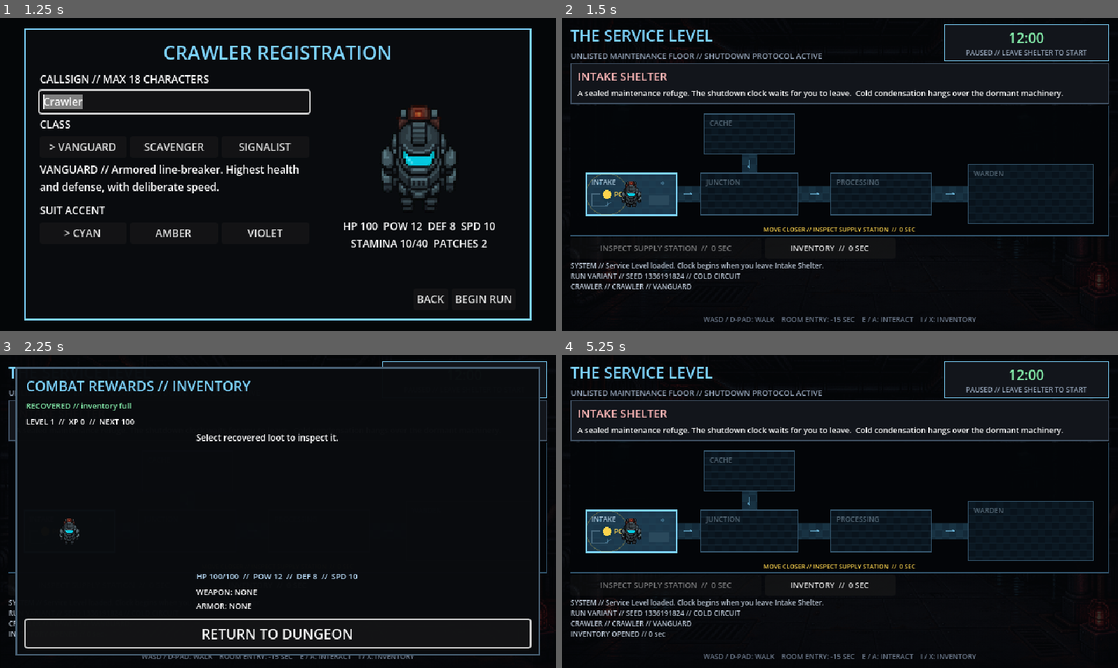
Above: before the commit, frames 1-4 (two rows, left to right).
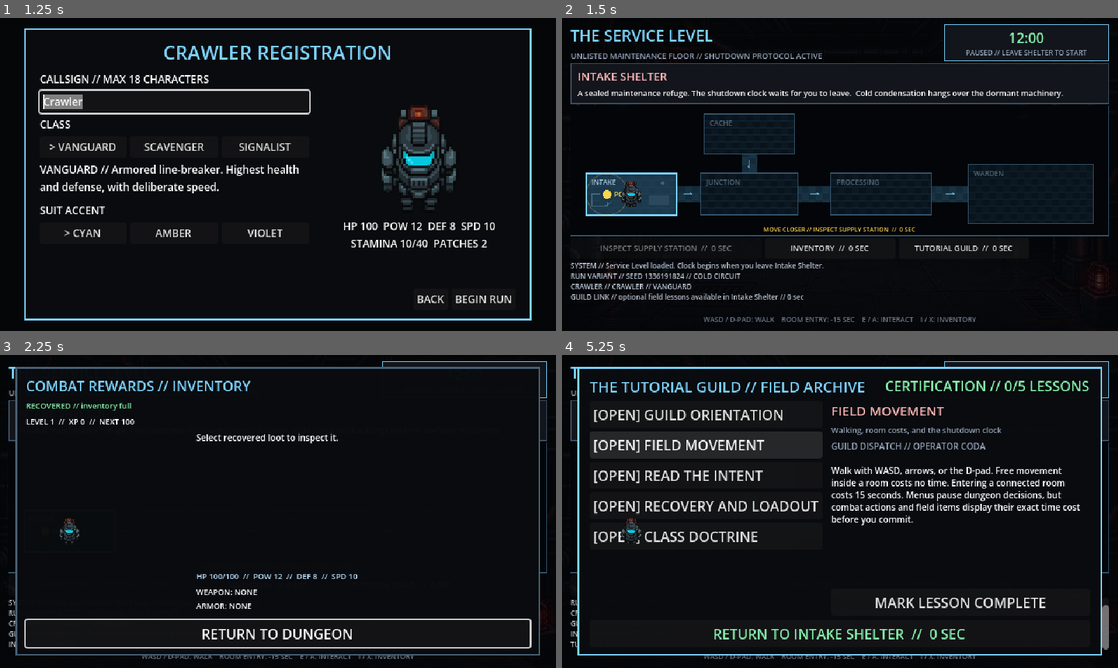
Above: after the commit, the same moments.

Repository: mtmann213/retro-crawler
Game: Godot game, scene res://main/main.tscn
Same seed, same stepped clock (60 frames per second), same inputs: the game is played once before the commit and once after it.
Inputs (mouse positions are in pixels of both pictures, inside the frame that each line leads up to):
- Up to frame 1 (1.25 s): click "NEW GAME" at 0.5 s
- Up to frame 2 (1.5 s): click "BEGIN RUN" at 1.25 s
- Up to frame 3 (2.25 s): click "INVENTORY // 0 SEC" at 2 s
- Up to frame 4 (5.25 s): click "RETURN TO DUNGEON" at 2.75 s; click (962, 586) at 3.5 s, where only the run after the commit has a clickable "TUTORIAL GUILD // 0 SEC"; click (706, 414) at 4.25 s, where only the run after the commit has a clickable "[OPEN] GUILD ORIENTATION"; click (706, 445) at 5 s, where only the run after the commit has a clickable "[OPEN] FIELD MOVEMENT"

Frame 1 is identical in both runs. In frame 2, 0.6% of the frame differs, in the area x 1-82%, y 72-91%; in frame 3, less than 0.1%; in frame 4, 21%, in the area x 1-99%, y 3-96%.

Commit message:
Add Milestone 15 Tutorial Guild

Diff:
--- a/main/main.gd
+++ b/main/main.gd
@@ -112,6 +112,7 @@
 	if dungeon_screen != null:
 		dungeon_screen.queue_free()
 	dungeon_screen = DUNGEON_SCREEN.instantiate() as DungeonScreen
+	dungeon_screen.tutorials_enabled = bool(settings.get("tutorials", true))
 	if snapshot == null:
 		dungeon_screen.new_run_seed = RunVariationRules.create_seed()
 		dungeon_screen.new_character_profile = profile_snapshot.duplicate(true)
--- /dev/null
+++ b/rules/progression/tutorial_guild_rules.gd
@@ -0,0 +1,59 @@
+class_name TutorialGuildRules
+extends RefCounted
+
+const LESSON_IDS: Array[StringName] = [
+	&"guild_orientation",
+	&"movement_and_time",
+	&"combat_intents",
+	&"inventory_loadout",
+	&"class_doctrine",
+]
+
+
+static func has_lesson(lesson_id: StringName) -> bool:
+	return LESSON_IDS.has(lesson_id)
+
+
+static func get_lesson(lesson_id: StringName, profile: CharacterProfile = null) -> Dictionary:
+	match lesson_id:
+		&"movement_and_time":
+			return {
+				"title": "FIELD MOVEMENT",
+				"summary": "Walking, room costs, and the shutdown clock",
+				"body": "Walk with WASD, arrows, or the D-pad. Free movement inside a room costs no time. Entering a connected room costs 15 seconds. Menus pause dungeon decisions, but combat actions and field items display their exact time cost before you commit.",
+			}
+		&"combat_intents":
+			return {
+				"title": "READ THE INTENT",
+				"summary": "Targets, telegraphs, defense, and tempo",
+				"body": "Approach a hostile contact to engage. Read every enemy intent before acting: it shows the incoming skill, damage range, and time cost. Select targets deliberately. Brace reduces the next hit; Hamstring changes turn order; every committed action advances the dungeon clock.",
+			}
+		&"inventory_loadout":
+			return {
+				"title": "RECOVERY AND LOADOUT",
+				"summary": "Loot, equipment, field patches, and detours",
+				"body": "Inventory access costs no time. Equipment changes statistics immediately and remains equipped across encounters. Consumables show their field-time cost. The Maintenance Cache is optional: its supplies help, but reaching and searching it consumes precious seconds.",
+			}
+		&"class_doctrine":
+			return {
+				"title": "CLASS DOCTRINE",
+				"summary": "Use your crawler profile instead of fighting the baseline",
+				"body": _class_guidance(profile),
+			}
+		_:
+			return {
+				"title": "GUILD ORIENTATION",
+				"summary": "The Service Level contract and safe extraction",
+				"body": "Guild Dispatch has one rule: information is equipment. Leave the Intake Shelter when ready; that starts the 12-minute shutdown clock. Clear locked routes, reach the Warden Chamber, and defeat the Warden—or use emergency extraction when survival matters more than completion.",
+			}
+
+
+static func _class_guidance(profile: CharacterProfile) -> String:
+	var class_id := profile.class_id if profile != null else CharacterClassRules.DEFAULT_CLASS_ID
+	match class_id:
+		&"scavenger":
+			return "Scavenger doctrine: your Power and Speed reward decisive fights. Lighter armor makes prolonged exchanges dangerous. Use Hamstring to control tempo, focus one target, and treat Brace as insurance rather than a default turn."
+		&"signalist":
+			return "Signalist doctrine: your deep stamina reserve supports flexible skill chains and an extra patch. Your direct combat statistics are lighter, so read intents, preserve charges, and convert resources into control before pressure escalates."
+		_:
+			return "Vanguard doctrine: your balanced frame matches the Guild baseline. Absorb pressure with Brace, choose targets methodically, and spend stamina steadily. You lack an extreme advantage, but no encounter exposes a severe class weakness."
--- /dev/null
+++ b/rules/progression/tutorial_guild_state.gd
@@ -0,0 +1,40 @@
+class_name TutorialGuildState
+extends RefCounted
+
+var completed_lessons: Dictionary[StringName, bool] = {}
+
+
+func complete_lesson(lesson_id: StringName) -> bool:
+	if not TutorialGuildRules.has_lesson(lesson_id) or completed_lessons.get(lesson_id, false):
+		return false
+	completed_lessons[lesson_id] = true
+	return true
+
+
+func is_completed(lesson_id: StringName) -> bool:
+	return completed_lessons.get(lesson_id, false)
+
+
+func completed_count() -> int:
+	var count := 0
+	for completed: bool in completed_lessons.values():
+		if completed:
+			count += 1
+	return count
+
+
+func to_snapshot() -> Dictionary:
+	var completed: Array[String] = []
+	for lesson_id: StringName in completed_lessons:
+		if completed_lessons[lesson_id]:
+			completed.append(String(lesson_id))
+	completed.sort()
+	return {"completed_lessons": completed}
+
+
+static func from_snapshot(snapshot: Dictionary) -> TutorialGuildState:
+	var state := TutorialGuildState.new()
+	for lesson_id: String in snapshot.get("completed_lessons", []):
+		if TutorialGuildRules.has_lesson(StringName(lesson_id)):
+			state.completed_lessons[StringName(lesson_id)] = true
+	return state
--- a/scenes/dungeon/dungeon_screen.gd
+++ b/scenes/dungeon/dungeon_screen.gd
@@ -14,9 +14,11 @@
 @onready var map_area: WalkableWorld = %MapArea
 @onready var interaction_button: DungeonInteractable = %InteractionButton
 @onready var inventory_button: Button = %InventoryButton
+@onready var guild_button: Button = %GuildButton
 @onready var emergency_button: Button = %EmergencyButton
 @onready var event_log: RichTextLabel = %EventLog
 @onready var inventory_screen: InventoryScreen = %InventoryScreen
+@onready var tutorial_guild_screen: TutorialGuildScreen = %TutorialGuildScreen
 @onready var end_panel: PanelContainer = %EndPanel
 @onready var end_label: Label = %EndLabel
 @onready var extract_button: Button = %ExtractButton
@@ -33,6 +35,8 @@
 var new_run_seed: int = 0
 var new_character_profile: Dictionary = {}
 var character_profile := CharacterProfile.new()
+var tutorial_guild_state := TutorialGuildState.new()
+var tutorials_enabled := true
 
 
 func _ready() -> void:
@@ -45,8 +49,11 @@
 	dialogue_events = ContentRegistry.get_dialogue_events()
 	interaction_button.interaction_requested.connect(_interact)
 	inventory_button.pressed.connect(_open_inventory)
+	guild_button.pressed.connect(_open_tutorial_guild)
 	inventory_screen.item_used.connect(_spend_inventory_time)
 	inventory_screen.continue_requested.connect(_return_from_inventory)
+	tutorial_guild_screen.continue_requested.connect(_return_from_tutorial_guild)
+	tutorial_guild_screen.progress_changed.connect(_on_guild_progress_changed)
 	extract_button.pressed.connect(_extract)
 	emergency_button.pressed.connect(_extract)
 	announcement_panel.event_acknowledged.connect(_acknowledge_dialogue)
@@ -62,6 +69,8 @@
 		String(CharacterClassRules.get_definition(character_profile.class_id).display_name).to_upper(),
 	])
 	map_area.set_character_appearance(CharacterClassRules.color_for(character_profile.color_id))
+	if tutorials_enabled:
+		_append_log("GUILD LINK // optional field lessons available in Intake Shelter // 0 sec")
 	_render_room()
 
 
@@ -75,6 +84,12 @@
 		visited[room_id] = floor_state.get_room_state(room_id).visited
 	floor_clock.present(floor_state)
 	interaction_button.setup(room, room_state.interaction_completed)
+	guild_button.visible = (
+		room.content_id == FLOOR.starting_room_id
+		and not floor_state.floor_failed
+		and not floor_state.extracted
+		and not floor_state.victory_ending
+	)
 	var encounter_id := _encounter_for_room(room)
 	var encounter_pending := (
 		not encounter_id.is_empty()
@@ -201,6 +216,27 @@
 	_request_save()
 
 
+func _open_tutorial_guild() -> void:
+	if floor_state.current_room_id != FLOOR.starting_room_id or active_combat != null:
+		return
+	map_area.movement_enabled = false
+	tutorial_guild_screen.present(character_profile, tutorial_guild_state)
+	_append_log("TUTORIAL GUILD OPENED // 0 sec")
+
+
+func _return_from_tutorial_guild() -> void:
+	map_area.movement_enabled = not floor_state.floor_failed and not floor_state.extracted and not floor_state.victory_ending
+	_request_save()
+	call_deferred("_focus_default_control")
+
+
+func _on_guild_progress_changed() -> void:
+	_append_log("GUILD CERTIFICATION // %d/%d lessons complete" % [
+		tutorial_guild_state.completed_count(), TutorialGuildRules.LESSON_IDS.size(),
+	])
+	_request_save()
+
+
 func _spend_inventory_time(seconds: int, description: String) -> void:
 	player_run_state = CombatScreen.create_player_run_snapshot(inventory_screen.player)
 	_present_clock_events(FloorClockRules.spend_time(
@@ -337,6 +373,7 @@
 	snapshot.dialogue_snapshot = dialogue_state.to_snapshot()
 	snapshot.world_position = map_area.player_position
 	snapshot.character_profile = character_profile.to_snapshot()
+	snapshot.tutorial_snapshot = tutorial_guild_state.to_snapshot()
 	for flag_id: StringName in narrative_flags:
 		snapshot.narrative_flags[String(flag_id)] = narrative_flags[flag_id]
 	if active_combat != null:
@@ -352,6 +389,7 @@
 	player_run_state = snapshot.player_run_state.duplicate(true)
 	dialogue_state = DialogueState.from_snapshot(snapshot.dialogue_snapshot)
 	character_profile = CharacterProfile.from_snapshot(snapshot.character_profile)
+	tutorial_guild_state = TutorialGuildState.from_snapshot(snapshot.tutorial_snapshot)
 	narrative_flags.clear()
 	for flag_id: String in snapshot.narrative_flags:
 		narrative_flags[StringName(flag_id)] = bool(snapshot.narrative_flags[flag_id])
@@ -381,7 +419,7 @@
 
 
 func _focus_default_control() -> void:
-	if not exploration_view.visible or announcement_panel.visible or inventory_screen.visible:
+	if not exploration_view.visible or announcement_panel.visible or inventory_screen.visible or tutorial_guild_screen.visible:
 		return
 	var focus_owner := get_viewport().gui_get_focus_owner()
 	if (
--- a/scenes/dungeon/dungeon_screen.tscn
+++ b/scenes/dungeon/dungeon_screen.tscn
@@ -7,6 +7,7 @@
 [ext_resource type="PackedScene" path="res://ui/components/announcement_panel.tscn" id="6_announcement"]
 [ext_resource type="Texture2D" path="res://assets/environment/service_level_backdrop.png" id="7_backdrop"]
 [ext_resource type="Script" path="res://scenes/dungeon/walkable_world.gd" id="8_map"]
+[ext_resource type="PackedScene" path="res://scenes/menus/tutorial_guild_screen.tscn" id="9_guild"]
 
 [sub_resource type="StyleBoxFlat" id="Panel"]
 bg_color = Color(0.071, 0.084, 0.106, 1)
@@ -148,6 +149,13 @@
 theme_override_font_sizes/font_size = 9
 text = "INVENTORY  //  0 SEC"
 
+[node name="GuildButton" type="Button" parent="ExplorationView/Margin/Layout/Actions"]
+unique_name_in_owner = true
+custom_minimum_size = Vector2(150, 24)
+layout_mode = 2
+theme_override_font_sizes/font_size = 9
+text = "TUTORIAL GUILD  //  0 SEC"
+
 [node name="EmergencyButton" type="Button" parent="ExplorationView/Margin/Layout/Actions"]
 unique_name_in_owner = true
 visible = false
@@ -233,6 +241,9 @@
 [node name="InventoryScreen" parent="." instance=ExtResource("5_inventory")]
 unique_name_in_owner = true
 
+[node name="TutorialGuildScreen" parent="." instance=ExtResource("9_guild")]
+unique_name_in_owner = true
+
 [node name="TransitionOverlay" type="ColorRect" parent="."]
 unique_name_in_owner = true
 layout_mode = 1
--- /dev/null
+++ b/scenes/menus/tutorial_guild_screen.gd
@@ -0,0 +1,81 @@
+class_name TutorialGuildScreen
+extends Control
+
+signal continue_requested
+signal progress_changed
+
+@onready var lesson_list: VBoxContainer = %LessonList
+@onready var progress_label: Label = %ProgressLabel
+@onready var lesson_title: Label = %LessonTitle
+@onready var lesson_summary: Label = %LessonSummary
+@onready var briefing: RichTextLabel = %Briefing
+@onready var complete_button: Button = %CompleteButton
+@onready var continue_button: Button = %ContinueButton
+
+var guild_state: TutorialGuildState
+var character_profile: CharacterProfile
+var selected_lesson_id: StringName = &"guild_orientation"
+
+
+func _ready() -> void:
+	complete_button.pressed.connect(_complete_selected)
+	continue_button.pressed.connect(_continue)
+
+
+func present(profile: CharacterProfile, state: TutorialGuildState) -> void:
+	character_profile = profile
+	guild_state = state
+	selected_lesson_id = &"guild_orientation"
+	visible = true
+	_rebuild_lessons()
+	_refresh_lesson()
+	continue_button.grab_focus()
+
+
+func _unhandled_input(event: InputEvent) -> void:
+	if visible and event.is_action_pressed("cancel"):
+		_continue()
+		get_viewport().set_input_as_handled()
+
+
+func _rebuild_lessons() -> void:
+	for child: Node in lesson_list.get_children():
+		child.queue_free()
+	for lesson_id: StringName in TutorialGuildRules.LESSON_IDS:
+		var lesson := TutorialGuildRules.get_lesson(lesson_id, character_profile)
+		var button := Button.new()
+		button.name = String(lesson_id)
+		button.text = ("[COMPLETE] " if guild_state.is_completed(lesson_id) else "[OPEN] ") + String(lesson.title)
+		button.alignment = HORIZONTAL_ALIGNMENT_LEFT
+		button.pressed.connect(_select_lesson.bind(lesson_id))
+		lesson_list.add_child(button)
+	progress_label.text = "CERTIFICATION // %d/%d LESSONS" % [
+		guild_state.completed_count(), TutorialGuildRules.LESSON_IDS.size(),
+	]
+
+
+func _select_lesson(lesson_id: StringName) -> void:
+	selected_lesson_id = lesson_id
+	_refresh_lesson()
+
+
+func _refresh_lesson() -> void:
+	var lesson := TutorialGuildRules.get_lesson(selected_lesson_id, character_profile)
+	lesson_title.text = String(lesson.title)
+	lesson_summary.text = String(lesson.summary)
+	briefing.text = "[color=#94a3b8]GUILD DISPATCH // OPERATOR CODA[/color]\n\n" + String(lesson.body)
+	complete_button.disabled = guild_state.is_completed(selected_lesson_id)
+	complete_button.text = "LESSON COMPLETE" if complete_button.disabled else "MARK LESSON COMPLETE"
+
+
+func _complete_selected() -> void:
+	if not guild_state.complete_lesson(selected_lesson_id):
+		return
+	_rebuild_lessons()
+	_refresh_lesson()
+	progress_changed.emit()
+
+
+func _continue() -> void:
+	visible = false
+	continue_requested.emit()
--- /dev/null
+++ b/scenes/menus/tutorial_guild_screen.tscn
@@ -0,0 +1,110 @@
+[gd_scene load_steps=3 format=3]
+
+[ext_resource type="Script" path="res://scenes/menus/tutorial_guild_screen.gd" id="1_script"]
+
+[sub_resource type="StyleBoxFlat" id="Panel"]
+bg_color = Color(0.035, 0.043, 0.055, 0.99)
+border_width_left = 2
+border_width_top = 2
+border_width_right = 2
+border_width_bottom = 2
+border_color = Color(0.49, 0.827, 0.988, 1)
+content_margin_left = 14.0
+content_margin_top = 10.0
+content_margin_right = 14.0
+content_margin_bottom = 10.0
+
+[node name="TutorialGuildScreen" type="Control"]
+visible = false
+layout_mode = 3
+anchors_preset = 15
+anchor_right = 1.0
+anchor_bottom = 1.0
+grow_horizontal = 2
+grow_vertical = 2
+mouse_filter = 0
+script = ExtResource("1_script")
+
+[node name="Panel" type="PanelContainer" parent="."]
+layout_mode = 1
+anchors_preset = 15
+anchor_right = 1.0
+anchor_bottom = 1.0
+offset_left = 18.0
+offset_top = 14.0
+offset_right = -18.0
+offset_bottom = -14.0
+grow_horizontal = 2
+grow_vertical = 2
+theme_override_styles/panel = SubResource("Panel")
+
+[node name="Layout" type="VBoxContainer" parent="Panel"]
+layout_mode = 2
+theme_override_constants/separation = 5
+
+[node name="Header" type="HBoxContainer" parent="Panel/Layout"]
+layout_mode = 2
+
+[node name="Title" type="Label" parent="Panel/Layout/Header"]
+layout_mode = 2
+size_flags_horizontal = 3
+theme_override_colors/font_color = Color(0.49, 0.827, 0.988, 1)
+theme_override_font_sizes/font_size = 17
+text = "THE TUTORIAL GUILD // FIELD ARCHIVE"
+
+[node name="ProgressLabel" type="Label" parent="Panel/Layout/Header"]
+unique_name_in_owner = true
+layout_mode = 2
+theme_override_colors/font_color = Color(0.525, 0.937, 0.675, 1)
+text = "CERTIFICATION // 0/5 LESSONS"
+
+[node name="Body" type="HBoxContainer" parent="Panel/Layout"]
+layout_mode = 2
+size_flags_vertical = 3
+theme_override_constants/separation = 10
+
+[node name="LessonList" type="VBoxContainer" parent="Panel/Layout/Body"]
+unique_name_in_owner = true
+custom_minimum_size = Vector2(220, 0)
+layout_mode = 2
+theme_override_constants/separation = 4
+
+[node name="LessonPanel" type="VBoxContainer" parent="Panel/Layout/Body"]
+layout_mode = 2
+size_flags_horizontal = 3
+theme_override_constants/separation = 5
+
+[node name="LessonTitle" type="Label" parent="Panel/Layout/Body/LessonPanel"]
+unique_name_in_owner = true
+layout_mode = 2
+theme_override_colors/font_color = Color(0.996, 0.718, 0.718, 1)
+theme_override_font_sizes/font_size = 15
+text = "GUILD ORIENTATION"
+
+[node name="LessonSummary" type="Label" parent="Panel/Layout/Body/LessonPanel"]
+unique_name_in_owner = true
+layout_mode = 2
+theme_override_colors/font_color = Color(0.58, 0.64, 0.72, 1)
+theme_override_font_sizes/font_size = 9
+text = "Lesson summary"
+autowrap_mode = 2
+
+[node name="Briefing" type="RichTextLabel" parent="Panel/Layout/Body/LessonPanel"]
+unique_name_in_owner = true
+layout_mode = 2
+size_flags_vertical = 3
+theme_override_font_sizes/normal_font_size = 10
+bbcode_enabled = true
+text = "Guild briefing"
+
+[node name="CompleteButton" type="Button" parent="Panel/Layout/Body/LessonPanel"]
+unique_name_in_owner = true
+layout_mode = 2
+text = "MARK LESSON COMPLETE"
+
+[node name="ContinueButton" type="Button" parent="Panel/Layout"]
+unique_name_in_owner = true
+custom_minimum_size = Vector2(0, 26)
+layout_mode = 2
+theme_override_colors/font_color = Color(0.525, 0.937, 0.675, 1)
+text = "RETURN TO INTAKE SHELTER  //  0 SEC"
--- a/session/session_snapshot.gd
+++ b/session/session_snapshot.gd
@@ -12,6 +12,7 @@
 var pending_encounter_id: StringName = &""
 var world_position := Vector2(70, 102)
 var character_profile: Dictionary = CharacterProfile.new().to_snapshot()
+var tutorial_snapshot: Dictionary = TutorialGuildState.new().to_snapshot()
 
 
 func to_dictionary() -> Dictionary:
@@ -25,6 +26,7 @@
 		"pending_encounter_id": String(pending_encounter_id),
 		"world_position": {"x": world_position.x, "y": world_position.y},
 		"character_profile": character_profile.duplicate(true),
+		"tutorial_guild": tutorial_snapshot.duplicate(true),
 	}
 
 
@@ -38,6 +40,7 @@
 	snapshot.narrative_flags = (data.get("narrative_flags", {}) as Dictionary).duplicate(true)
 	snapshot.pending_encounter_id = StringName(data.get("pending_encounter_id", ""))
 	snapshot.character_profile = (data.get("character_profile", CharacterProfile.new().to_snapshot()) as Dictionary).duplicate(true)
+	snapshot.tutorial_snapshot = (data.get("tutorial_guild", TutorialGuildState.new().to_snapshot()) as Dictionary).duplicate(true)
 	var world: Dictionary = data.get("world_position", {"x": 70, "y": 102})
 	snapshot.world_position = Vector2(float(world.get("x", 70)), float(world.get("y", 102)))
 	return snapshot
@@ -145,6 +148,15 @@
 			errors.append("Character profile must be a dictionary.")
 		else:
 			errors.append_array(CharacterProfile.validate_snapshot(data.character_profile))
+	if data.has("tutorial_guild"):
+		if not data.tutorial_guild is Dictionary:
+			errors.append("Tutorial Guild state must be a dictionary.")
+		elif not data.tutorial_guild.get("completed_lessons", []) is Array:
+			errors.append("Tutorial Guild lessons must be an array.")
+		else:
+			for lesson_id in data.tutorial_guild.completed_lessons:
+				if not TutorialGuildRules.has_lesson(StringName(lesson_id)):
+					errors.append("Unknown Tutorial Guild lesson %s." % lesson_id)
 	var encounter_id := String(data.get("pending_encounter_id", ""))
 	if not ["", "encounter_two_enemy", "encounter_brute", "encounter_warden"].has(encounter_id):
 		errors.append("Unknown pending encounter.")
--- a/tests/integration/test_dungeon_screen.gd
+++ b/tests/integration/test_dungeon_screen.gd
@@ -46,6 +46,33 @@
 	assert_false(inventory.visible)
 	assert_eq(screen.floor_state.remaining_seconds, 720)
 	assert_eq(get_viewport().gui_get_focus_owner(), screen.map_area)
+
+
+func test_tutorial_guild_costs_no_time_and_persists_certification() -> void:
+	var screen := await _spawn_screen()
+	assert_true(screen.guild_button.visible)
+	var before := screen.floor_state.remaining_seconds
+	screen.guild_button.pressed.emit()
+	assert_true(screen.tutorial_guild_screen.visible)
+	assert_false(screen.map_area.movement_enabled)
+	assert_eq(screen.floor_state.remaining_seconds, before)
+	screen.tutorial_guild_screen.complete_button.pressed.emit()
+	assert_true(screen.tutorial_guild_state.is_completed(&"guild_orientation"))
+	assert_eq(screen.create_session_snapshot().tutorial_snapshot.completed_lessons, ["guild_orientation"])
+	assert_eq(screen.floor_state.remaining_seconds, before)
+	screen.tutorial_guild_screen.continue_button.pressed.emit()
+	assert_false(screen.tutorial_guild_screen.visible)
+	assert_true(screen.map_area.movement_enabled)
+	assert_eq(screen.floor_state.remaining_seconds, before)
+
+
+func test_tutorial_guild_access_is_limited_to_the_intake_shelter() -> void:
+	var screen := await _spawn_screen()
+	assert_true(screen.guild_button.visible)
+	screen._move_to_room(&"room_broken_junction")
+	assert_false(screen.guild_button.visible)
+	screen._open_tutorial_guild()
+	assert_false(screen.tutorial_guild_screen.visible)
 
 
 func test_entering_a_hostile_room_reveals_contact_before_combat() -> void:
--- a/tests/integration/test_save_round_trip.gd
+++ b/tests/integration/test_save_round_trip.gd
@@ -31,6 +31,7 @@
 	assert_eq(floor.run_seed, 424_242)
 	assert_eq((result["snapshot"] as SessionSnapshot).character_profile.class_id, "scavenger")
 	assert_eq((result["snapshot"] as SessionSnapshot).character_profile.name, "Latch")
+	assert_eq((result["snapshot"] as SessionSnapshot).tutorial_snapshot.completed_lessons, ["combat_intents"])
 
 
 func test_corrupted_primary_save_falls_back_to_last_backup() -> void:
@@ -236,6 +237,7 @@
 		"res://scenes/title/title_screen.tscn",
 		"res://scenes/title/character_setup.tscn",
 		"res://scenes/menus/pause_menu.tscn",
+		"res://scenes/menus/tutorial_guild_screen.tscn",
 	]:
 		var screen := (load(path) as PackedScene).instantiate() as Control
 		add_child_autofree(screen)
@@ -290,6 +292,9 @@
 	snapshot.dialogue_snapshot = {"shown_events": ["dialogue_floor_intro"]}
 	snapshot.narrative_flags = {"took_detour": true}
 	snapshot.character_profile = CharacterProfile.new("Latch", &"scavenger", &"amber").to_snapshot()
+	var guild_state := TutorialGuildState.new()
+	guild_state.complete_lesson(&"combat_intents")
+	snapshot.tutorial_snapshot = guild_state.to_snapshot()
 	return snapshot
 
 
--- /dev/null
+++ b/tests/rules/test_tutorial_guild.gd
@@ -0,0 +1,36 @@
+extends GutTest
+
+
+func test_lesson_completion_is_validated_and_idempotent() -> void:
+	var state := TutorialGuildState.new()
+	assert_true(state.complete_lesson(&"guild_orientation"))
+	assert_false(state.complete_lesson(&"guild_orientation"))
+	assert_false(state.complete_lesson(&"not_a_lesson"))
+	assert_eq(state.completed_count(), 1)
+	assert_true(state.is_completed(&"guild_orientation"))
+
+
+func test_guild_progress_round_trip_preserves_completed_lessons() -> void:
+	var original := TutorialGuildState.new()
+	original.complete_lesson(&"movement_and_time")
+	original.complete_lesson(&"combat_intents")
+	var restored := TutorialGuildState.from_snapshot(original.to_snapshot())
+	assert_eq(restored.to_snapshot(), original.to_snapshot())
+	assert_eq(restored.completed_count(), 2)
+
+
+func test_class_doctrine_is_specific_to_the_selected_profile() -> void:
+	var vanguard := TutorialGuildRules.get_lesson(
+		&"class_doctrine", CharacterProfile.new("One", &"vanguard", &"cyan"),
+	)
+	var scavenger := TutorialGuildRules.get_lesson(
+		&"class_doctrine", CharacterProfile.new("Two", &"scavenger", &"amber"),
+	)
+	var signalist := TutorialGuildRules.get_lesson(
+		&"class_doctrine", CharacterProfile.new("Three", &"signalist", &"violet"),
+	)
+	assert_string_contains(vanguard.body, "Vanguard doctrine")
+	assert_string_contains(scavenger.body, "Scavenger doctrine")
+	assert_string_contains(signalist.body, "Signalist doctrine")
+	assert_ne(vanguard.body, scavenger.body)
+	assert_ne(scavenger.body, signalist.body)
Not shown, added: rules/progression/tutorial_guild_rules.gd.uid
Not shown, added: rules/progression/tutorial_guild_state.gd.uid
Not shown: 1 places in scenes/dungeon/dungeon_screen.tscn that only renumber resources
Not shown, added: scenes/menus/tutorial_guild_screen.gd.uid
Not shown, added: tests/rules/test_tutorial_guild.gd.uid
